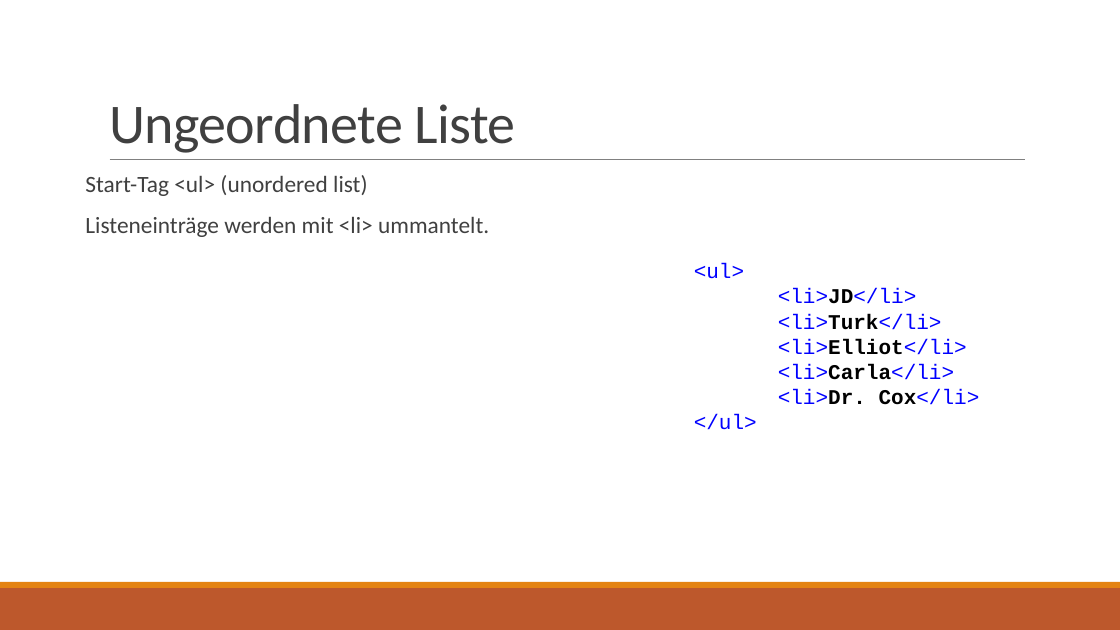
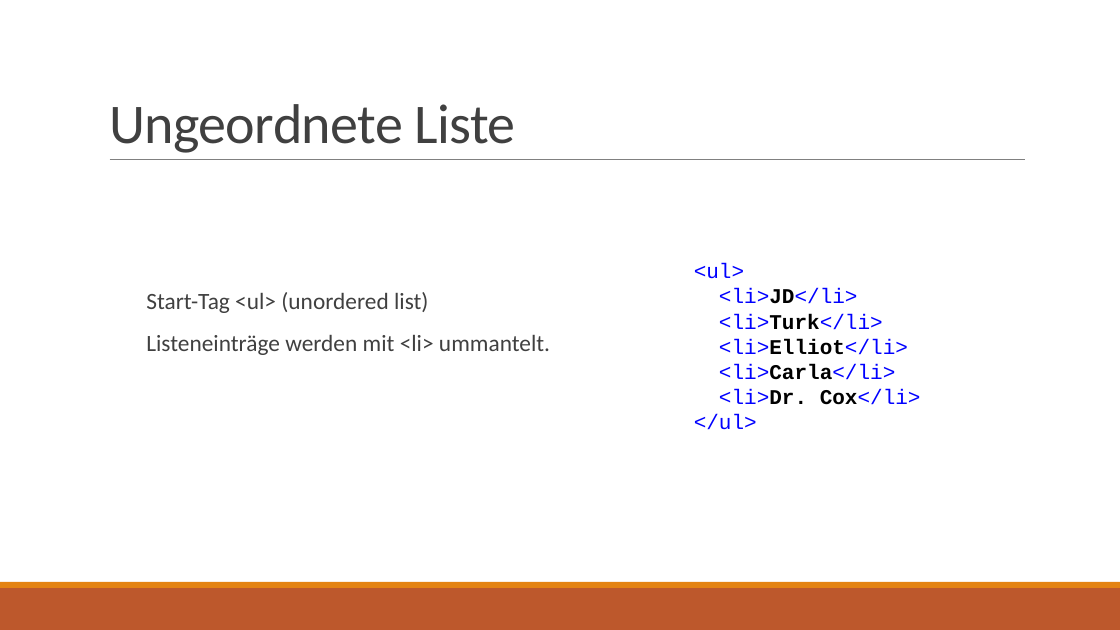
Before and after one commit to JOPA-WIT/web_seminar, a slide deck: slide 25 of Präsentationen/HTML.pptx. Drawn at 1120x630 pixels with LibreOffice and Linux fonts; fonts in the diff are those of the drawing. Boxes give left, top, right and bottom in pixels: in the first picture for what was removed or moved away, otherwise in the second. Text is boxed around its words. In the diff, an @@ line names an element or a change of style, - is before the commit and + after.

```diff
--- a/Präsentationen/HTML.pptx
+++ b/Präsentationen/HTML.pptx
@@ text "<ul>" rewrapped from (694,263,980,430) to (694,263,921,430) @@
@@ text "Start-Tag <ul> (unordered list)": place and size @@
-text "Start-Tag <ul> (unordered list)" at (85,175,489,237)
+text "Start-Tag <ul> (unordered list)" at (146,292,550,355)
```
Also in this commit, not shown: 19 other slides changed, 1 slide added, 1 slide removed, 1 other file.
